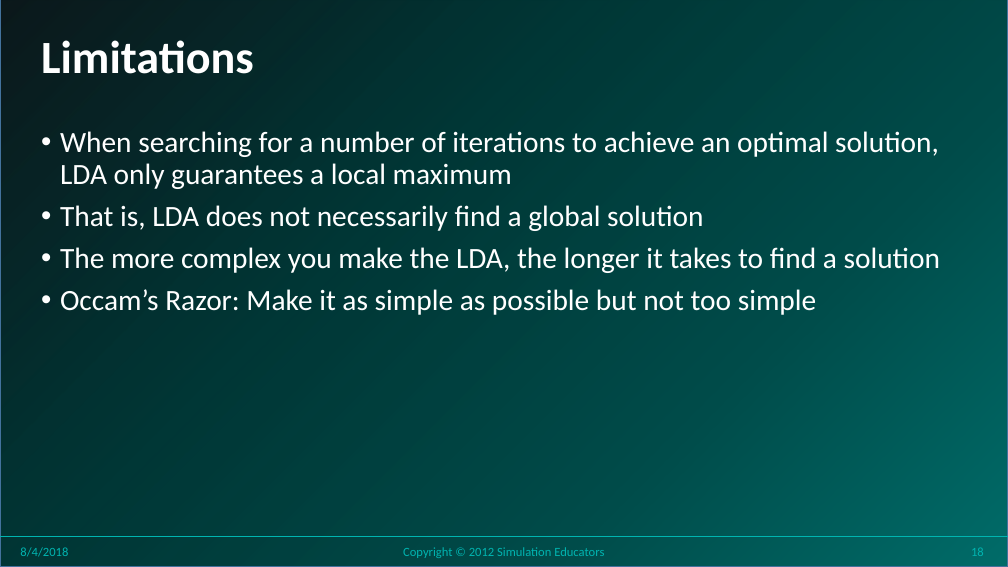
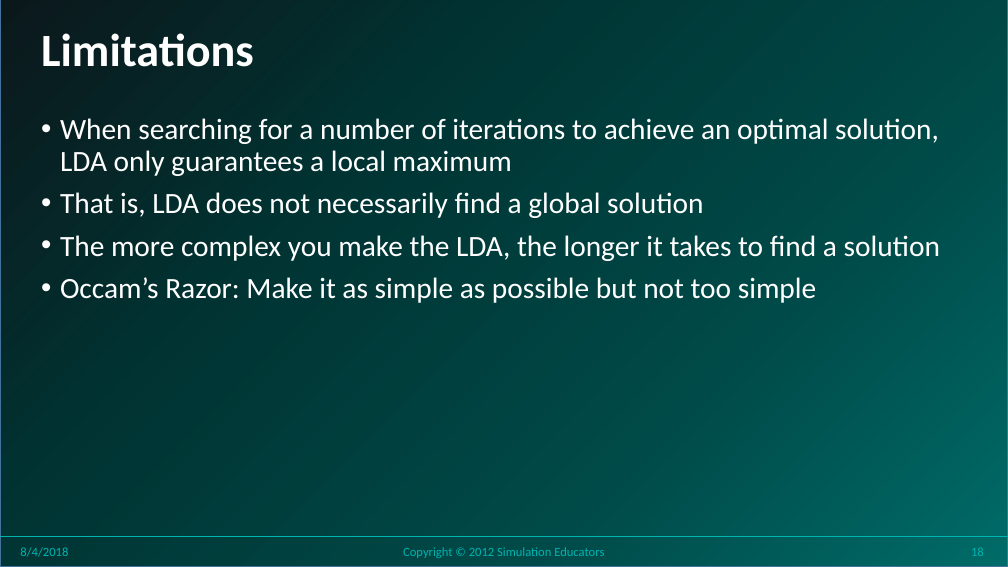
Before and after one commit to stricje1/VIT_University, a slide deck: slide 18 of Predictive_Modeling/PPT/Seminar 14 - Topic Modeling.pptx. Drawn at 1008x567 pixels with LibreOffice and Linux fonts; fonts in the diff are those of the drawing; background and template pictures are left out. Boxes give left, top, right and bottom in pixels: in the first picture for what was removed or moved away, otherwise in the second. Text is boxed around its words. In the diff, an @@ line names an element or a change of style, - is before the commit and + after.

```diff
--- a/Predictive_Modeling/PPT/Seminar 14 - Topic Modeling.pptx
+++ b/Predictive_Modeling/PPT/Seminar 14 - Topic Modeling.pptx
@@ title "Limitations": place and size @@
-title "Limitations" at box(41, 40, 254, 74)
+title "Limitations" at box(41, 33, 254, 67)
@@ text "When searching for a number ...": place and size @@
-text "When searching for a number ..." at box(60, 131, 940, 315)
+text "When searching for a number ..." at box(60, 118, 940, 303)
```
Also in this commit, not shown: 15 other slides changed, 3 other files.
